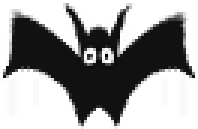
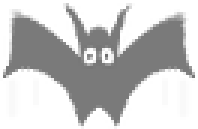
Comparing the layer stacks of the two (198, 129) images. Changes:
"Layer 1 copy": opacity 100% → 56% over bbox(0, 3, 195, 129)
